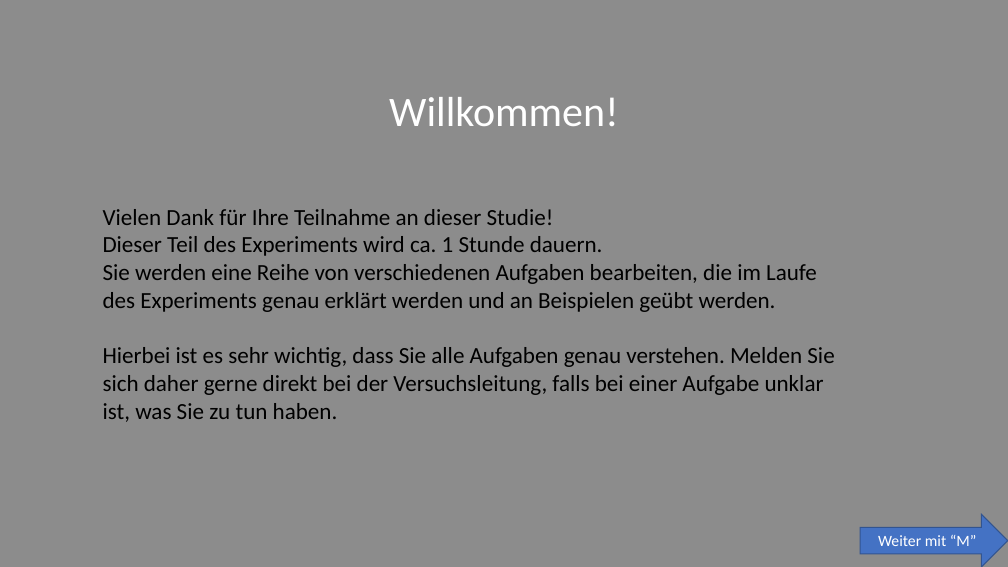
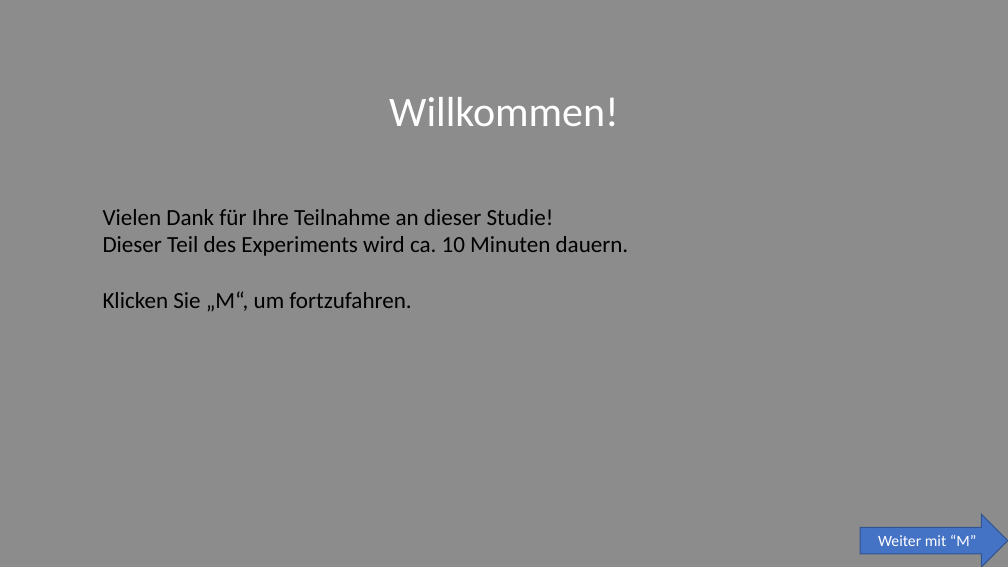
Before and after one commit to SLesche/oddball-task, a slide deck: slide 2 of instructions/instruction_slides.pptx. Drawn at 1008x567 pixels with LibreOffice and Linux fonts; fonts in the diff are those of the drawing. Boxes give left, top, right and bottom in pixels: in the first picture for what was removed or moved away, otherwise in the second. Text is boxed around its words. In the diff, an @@ line names an element or a change of style, - is before the commit and + after.

```diff
--- a/instructions/instruction_slides.pptx
+++ b/instructions/instruction_slides.pptx
@@ text at <box>103,236,629,311</box>: text changed @@
-Dieser Teil des Experiments wird ca. 1 Stunde dauern.
-Sie werden eine Reihe von verschiedenen Aufgaben bearbeiten, die im Laufe des Experiments genau erklärt werden und an Beispielen geübt werden.
-Hierbei ist es sehr wichtig, dass Sie alle Aufgaben genau verstehen. Melden Sie sich daher gerne direkt bei der Versuchsleitung, falls bei einer Aufgabe unklar ist, was Sie zu tun haben.
+Dieser Teil des Experiments wird ca. 10 Minuten dauern.
+Klicken Sie „M“, um fortzufahren.
```
Also in this commit, not shown: 2 slides added, 2 slides removed, 11 other files.
